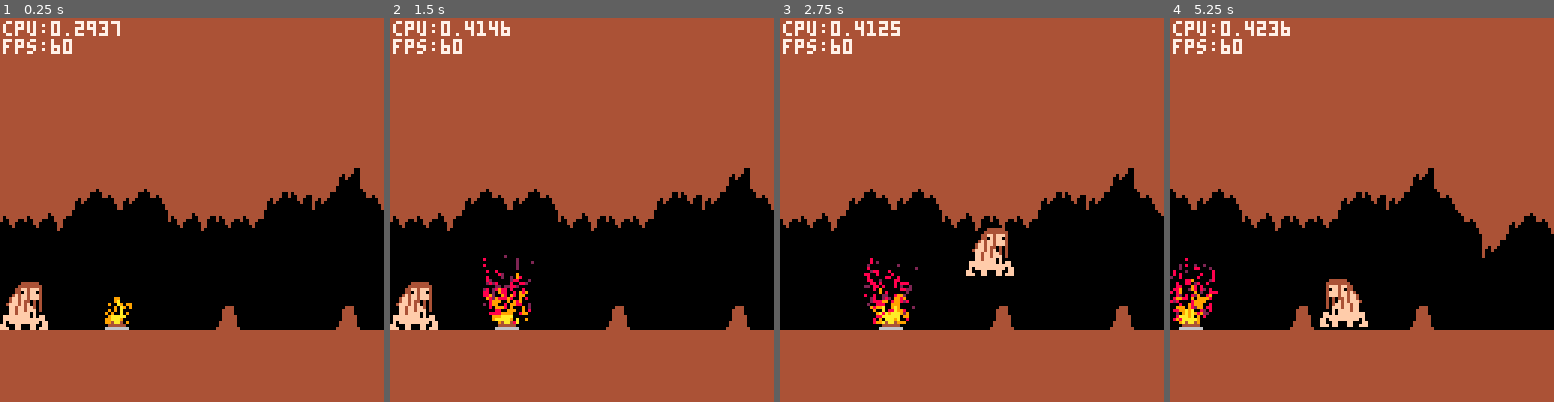
Above: before the commit, frames 1-4 (left to right).
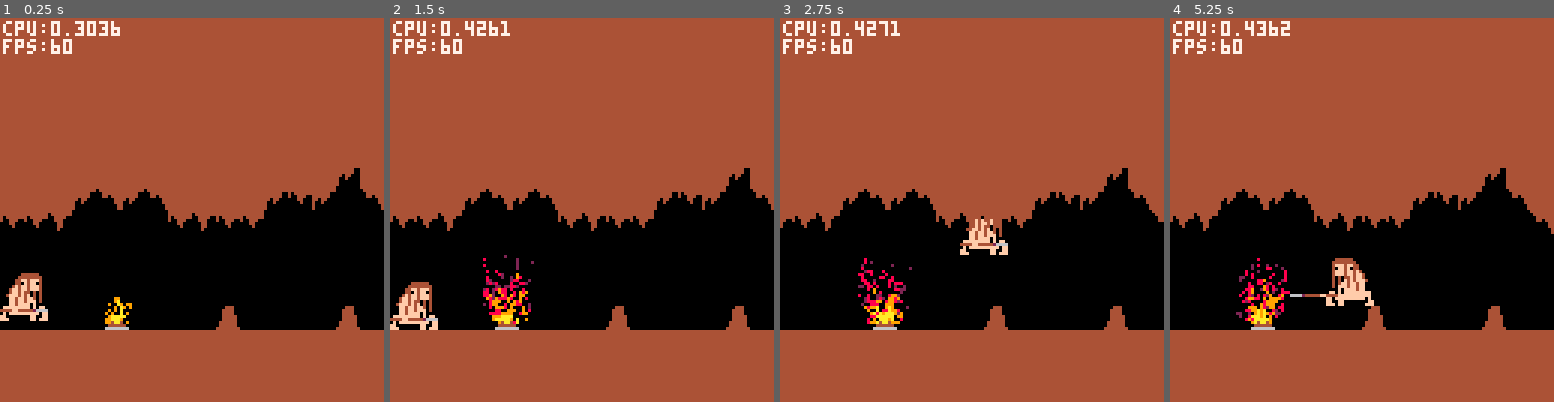
Above: after the commit, the same moments.

Repository: bitwitch/pico8
Game: PICO-8 cartridge games/caveman.p8
Same seed, same stepped clock (60 frames per second), same inputs: the game is played once before the commit and once after it.
Inputs:
- Up to frame 1 (0.25 s): no input
- Up to frame 2 (1.5 s): tap X (X key) at 0.33, 1.07 s; tap O (Z key) at 0.7 s
- Up to frame 3 (2.75 s): hold Right 1.6-2.1 s; tap O (Z key) at 1.7, 2.1, 2.5 s; tap X (X key) at 1.85 s; hold Right from 2.47 s (still down)
- Up to frame 4 (5.25 s): tap O (Z key) every 0.4 s from 2.9 to 4.9 s; tap X (X key) at 2.97, 4.08, 5.2 s; release Right at 3.03 s; hold Left 3.08-3.58 s; hold Down 3.63-3.97 s; hold Right 4.02-4.68 s; hold Left from 5.08 s (still down)

The runs differ from the first frame. In frame 1, 1.0% of the frame differs, in the area x 0-32%, y 0-82%; in frame 2, 0.2%; in frame 3, 4.6%; in frame 4, 10%, in the area x 0-94%, y 0-82%.

Commit message:
add spear

Diff:
--- a/games/caveman.p8
+++ b/games/caveman.p8
@@ -3,7 +3,7 @@
 __lua__
 --caveman
 --by bitwitch
-grav=.45
+grav=.15
 particles={}
 cam={}
 cam.x=0
@@ -59,7 +59,7 @@
 end
 
 function update_cam()
-	cam.x=lerp(cam.x,g_man.pos.x-64,.1)
+	cam.x=lerp(cam.x,g_man.pos.x-64,.2)
 	if cam.x<0 then cam.x=0 end
 	camera(cam.x,cam.y)
 end
@@ -330,6 +330,10 @@
 	return v1.x*v2.x+v1.y*v2.y
 end
 
+function vec.copy(v1)
+	return v(v1.x,v1.y)
+end
+
 function vec.ints(v)
  return
  	v(flr(v.x),flr(v.y))
@@ -368,7 +372,21 @@
 end
 
 function e_remove(e)
-
+	del(entities,e)
+	for prop,list in pairs(entities_with) do
+		if e[prop] then
+		 del(list,e)
+		end
+	end
+	-- remove entity from all
+	-- old buckets
+	if e.bkt then
+		for t in all(e.tags) do
+			local old=
+				c_bucket(t,e.bkt.x,e.bkt.y)
+				del(old,e)
+		end
+	end
 end
 
 function update_entities()
@@ -455,6 +473,9 @@
 					pos=v(mx,my)*8,
 					map_pos=v(mx,my)
 				})
+				if fget(tile,1) then
+					add(e.tags,"breakable")
+				end
 				if (e.needed) e_add(e)
 			end
 
@@ -471,6 +492,88 @@
 function tile_type(tile)
 	if (fget(tile,0)) return solid
 	return nil
+end
+
+
+-------------------------------
+-- spear
+-------------------------------
+spear=extend(entity,{
+	sprite=128,
+	holder=nil,
+	offset={
+		idle={
+			right=v(-8,-8),
+			left=v(-8,-8)--facing left
+		},
+		attacking={
+			right=v(4,-8),
+			left=v(-20,-8)--facing left
+		}
+	},
+	draw_order=2,
+	state="idle",
+	hitbox={
+		nil,
+		attacking=make_box(0,6,16,2)
+	},
+	collides_with={"breakable"},
+	tags={"spear"}
+})
+
+function spear:init()
+	if self.holder then
+		local d="right"
+		if (self.holder.face_left) d="left"
+		local v,p=
+			self.holder.vel,self.holder.pos
+		local offset=self.offset.idle
+		self.vel=v:copy()
+		self.pos=p+offset[d]
+	end
+end
+
+function spear:idle()
+	self:do_movement()
+end
+
+function spear:attacking()
+	self:do_movement()
+end
+
+function spear:do_movement()
+	if (not self.holder) return
+	local d="right"
+	if (self.holder.face_left) d="left"
+	local v,p=
+		self.holder.vel,
+		self.holder.pos
+	local offset=self.offset.idle
+	if self.holder.state=="spearing" then
+		offset=self.offset.attacking
+	end
+	self.vel=v:copy()
+	self.pos=p+offset[d]
+end
+
+function spear:collide(o,args)
+	e_remove(o)
+	mset(o.map_pos.x,o.map_pos.y,0)
+	-- only allow one object to
+	-- be attacked
+	self.state="idle"
+end
+
+function spear:render()
+	if (not self.holder) return
+	local h=self.holder
+	local d="right"
+	if (h.face_left) d="left"
+	spr(self.sprite,
+		self.pos.x,
+		self.pos.y,
+		2,1,h.face_left)
+	pal()
 end
 
 -------------------------------
@@ -482,7 +585,7 @@
 	h=16,
 	vel=v(0,0),
 	acc=v(.3,0),
-	jspeed=-4.5,
+	jspeed=-2.666,
 	roll_speed=4,
 	can_jump=true,
 	grounded=false,
@@ -493,27 +596,34 @@
 		idle=192,
 		offset=v(-8,-16)
 	},
+	draw_order=1,
 	hitbox={
-		make_box(-6,-16,6,0),
+		make_box(-6,-15,6,0),
 		roll=make_box(-8,-8,8,0)
 	},
 	feetbox=make_box(-6,-2,6,0),
 	tags={"man"},
-	collides_with={"solid"}
+	collides_with={"solid"},
+	spear=nil
 })
+
 function man:init()
 	g_man=self
+	self.spear=spear({holder=self})
+	e_add(self.spear)
 end
 spawners[112]=man
 
 function man:idle()
 	self:do_walking()
 	self:do_verticals()
+	self:do_attack()
 end
 
 function man:walk()
 	self:do_walking()
 	self:do_verticals()
+	self:do_attack()
 end
 
 function man:roll()
@@ -532,6 +642,16 @@
 
 function man:air()
 
+end
+
+function man:spearing()
+
+
+
+	if self.t>6 then
+		self.spear.state="idle"
+		self.state="idle"
+	end
 end
 
 -- multiple state functions
@@ -578,76 +695,18 @@
 			self.vel.y=self.jspeed
 		end
 	end
-
+end
+
+function man:do_attack()
+	if btnp(5) then
+		-- create spear hitbox
+		-- change to spear state
+		self.spear.state="attacking"
+		self.state="spearing"
+	end
 end
 
 function man:collide(o)
-
-end
-
-
-function man:update()
-	if man.roll_timer>0 then
-		man.roll_timer-=1
-	elseif man.rolling and man.roll_timer<=0 then
-		man.rolling=false
-		man.bbh=man.h
-	end
-
-	--input
-	if btn(0) then
-		man.vx-=man.a
-		man.face_left=true
-	end
-	if btn(1) then
-		man.vx+=man.a
-		man.face_left=false
-	end
-	if man.grounded and btnp(4) then
-		if btn(3) then
-			--roll
-			man.rolling=true
-			man.bbh=.5*man.h
-			man.roll_timer=man.roll_delay
-			local roll_speed=4
-			if man.face_left then
-				roll_speed*=-1
-			end
-			man.vx=roll_speed
-		else
-			--jump
-			man.vy=man.jspeed
-		end
-	end
-
-	man.vx*=.8
-	man.x+=man.vx
-	if man.x-8<0 then
-		man.x=8
-		man.vx=0
-	end
-
-	man.vy+=grav
-	man.y+=man.vy
-	if man.y>=128-fl_h then
-		man.vy=0
-		man.y=128-fl_h
-		man.grounded=true
-	else
-		man.grounded=false
-	end
-	--entity collisions
-	test_collisions(man,"cbox",man.resolve_collision)
-end
-
-man.resolve_collision=
-function(obj,sep,side)
-	man.x+=sep.x
-	man.y+=sep.y
-	if side=="bottom" then
-		man.grounded=true
-		man.vy=0
-	end
 end
 
 function man:render()
@@ -656,8 +715,7 @@
 	local p,off=self.pos,self.sprite.offset
  spr(self.sprite.idle,
  	p.x+off.x,p.y+off.y,
- 	2,2,
- 	self.face_left)
+ 	2,2,self.face_left)
 	palt()
 end
 
@@ -773,7 +831,7 @@
 function collider(e)
 	local hb=
 		state_dependent(e,"hitbox")
-	if (not hb) return nil
+	if (not hb.translate) return nil
 	return {
 		box=hb:translate(e.pos),
 		e=e
@@ -837,8 +895,10 @@
 function draw_debug_hitbox()
 	for e in all(entities_with.collides_with) do
 		local hb=state_dependent(e,"hitbox")
-		hb=hb:translate(e.pos)
-		rect(hb.xl,hb.yt,hb.xr,hb.yb,8)
+		if hb.translate then
+			hb=hb:translate(e.pos)
+			rect(hb.xl,hb.yt,hb.xr,hb.yb,8)
+		end
 	end
 end
 
@@ -864,13 +924,38 @@
 -- render
 -------------------------------
 function render_all(prop)
-	-- do some z-depth sorting
-	-- here
-
+	-- sort entities by draw order
+	local layers={{},{},{},{}}
 	for e in all(entities_with[prop]) do
-		e[prop](e)
-	end
-end
+		if not e.draw_order then
+			add(layers[1],e)
+		else
+			add(layers[e.draw_order],e)
+		end
+	end
+
+	for i,l in ipairs(layers) do
+		for e in all(l) do
+			e[prop](e)
+		end
+	end
+end
+…(16 lines of a section not shown)…
 
 
 
@@ -1115,7 +1200,7 @@
 
 
 __gff__
-0000000000000000000000000000000000000000000000000000000000000000000000000000000000000000000000000000000000000000000100000100000101010100000000000000000000000000000000000000000000000000000000000000000000000000000000000000000000000000000000000000000000000000
+0000000000000000000000000000000000000000000000000000000000000000000000000000000000000301010000000000000000000000000100000100000100000000000000000000000000000000000000000000000000000000000000000000000000000000000000000000000000000000000000000000000000000000
 0000000000000000000000000000000000000000000000000000000000000000000000000000000000000000000000000000000000000000000000000000000000000000000000000000000000000000000000000000000000000000000000000000000000000000000000000000000000000000000000000000000000000000
 __map__
 3c3c3c3c3c3c3c3c3c3c3c3c3c3c3c3c3c3c3c3c3c3c3c3c3c3c3c3c3c3c3c3c3c3c3c3c1e00000000000000000000000000000000000000000000000000000000000000000000000000000000000000000000000000000000000000000000000000000000000000000000000000000000000000000000000000000000000000
@@ -1128,9 +1213,9 @@
 3c3c3c3a3b3a3b3c3c3c3c3a3d3a003b3c3c3c3c3c3c3c3c3c3c3c3c3c3c3c3c3a3b3a000000000000000000000000000000000000000000000000000000000000000000000000000000000000000000000000000000000000000000000000000000000000000000000000000000000000000000000000000000000000000000
 3d3d3e000000003d3e3d3d00000000003b3c3a3b3c3c3c3c3c3c3c3c3c3a3d3e000000000000000000000000000000000000000000000000000000000000000000000000000000000000000000000000000000000000000000000000000000000000000000000000000000000000000000000000000000000000000000000000
 00000000000000000000000000000000003a00003b3c3c3c3c3a003b3d000000000000000000000000000000000000000000000000000000000000000000000000000000000000000000000000000000000000000000000000000000000000000000000000000000000000000000000000000000000000000000000000000000
-0000000000000000000000000000000000000000003b3c3a3e00000042000000000000000000000000000000000000000000000000000000000000000000000000000000000000000000000000000000000000000000000000000000000000000000000000000000000000000000000000000000000000000000000000000000
-0070000000000000000000000000000000000000000041000000000042000000000000000000000000000000000000000000000000000000000000000000000000000000000000000000000000000000000000000000000000000000000000000000000000000000000000000000000000000000000000000000000000000000
-0000000000000000004000000000400000000000000000000000000042000000000000000000000000000000000000000000000000000000000000000000000000000000000000000000000000000000000000000000000000000000000000000000000000000000000000000000000000000000000000000000000000000000
+0000000000000000000000000000000000000000003b3c3a3e0000002a000000000000000000000000000000000000000000000000000000000000000000000000000000000000000000000000000000000000000000000000000000000000000000000000000000000000000000000000000000000000000000000000000000
+007000000000000000000000000000000000000000002c00000000002a000000000000000000000000000000000000000000000000000000000000000000000000000000000000000000000000000000000000000000000000000000000000000000000000000000000000000000000000000000000000000000000000000000
+0000000000000000002b000000002b000000000000000000000000002a000000000000000000000000000000000000000000000000000000000000000000000000000000000000000000000000000000000000000000000000000000000000000000000000000000000000000000000000000000000000000000000000000000
 3c3c3c3c3c3c3c3c3c3c3c3c3c3c3c3c3c3c3c3c3c3c3c3c3c3c3c3c3c3c3c3c3c3c3c3c3c39393939393939393939393939393939393939393939393939393939393939393939393939393939000000000000000000000000000000000000000000000000000000000000000000000000000000000000000000000000000000
 3c3c3c3c3c3c3c3c3c3c3c3c3c3c3c3c3c3c3c3c3c3c3c3c3c3c3c3c3c3c3c3c3c3c3c3c3c3c3c3c3c3c3c3c3c3c3c3c3c3c3c3c3c3c3c3c3c3c3c3c3c3c3c3c3c3c3c3c3c3c3c3c3c3c3c3c3c000000000000000000000000000000000000000000000000000000000000000000000000000000000000000000000000000000
 3c3c3c3c3c3c3c3c3c3c3c3c3c3c3c3c3c3c3c3c3c3c3c3c3c3c3c3c3c3c3c3c3c3c3c3c3c3c3c3c3c3c3c3c3c3c3c3c3c3c3c3c3c3c3c3c3c3c3c3c3c3c3c3c3c3c3c3c3c3c3c3c3c3c3c3c3c000000000000000000000000000000000000000000000000000000000000000000000000000000000000000000000000000000
Not shown, changed: 51 lines of the sprite sheet (__gfx__) section of games/caveman.p8
